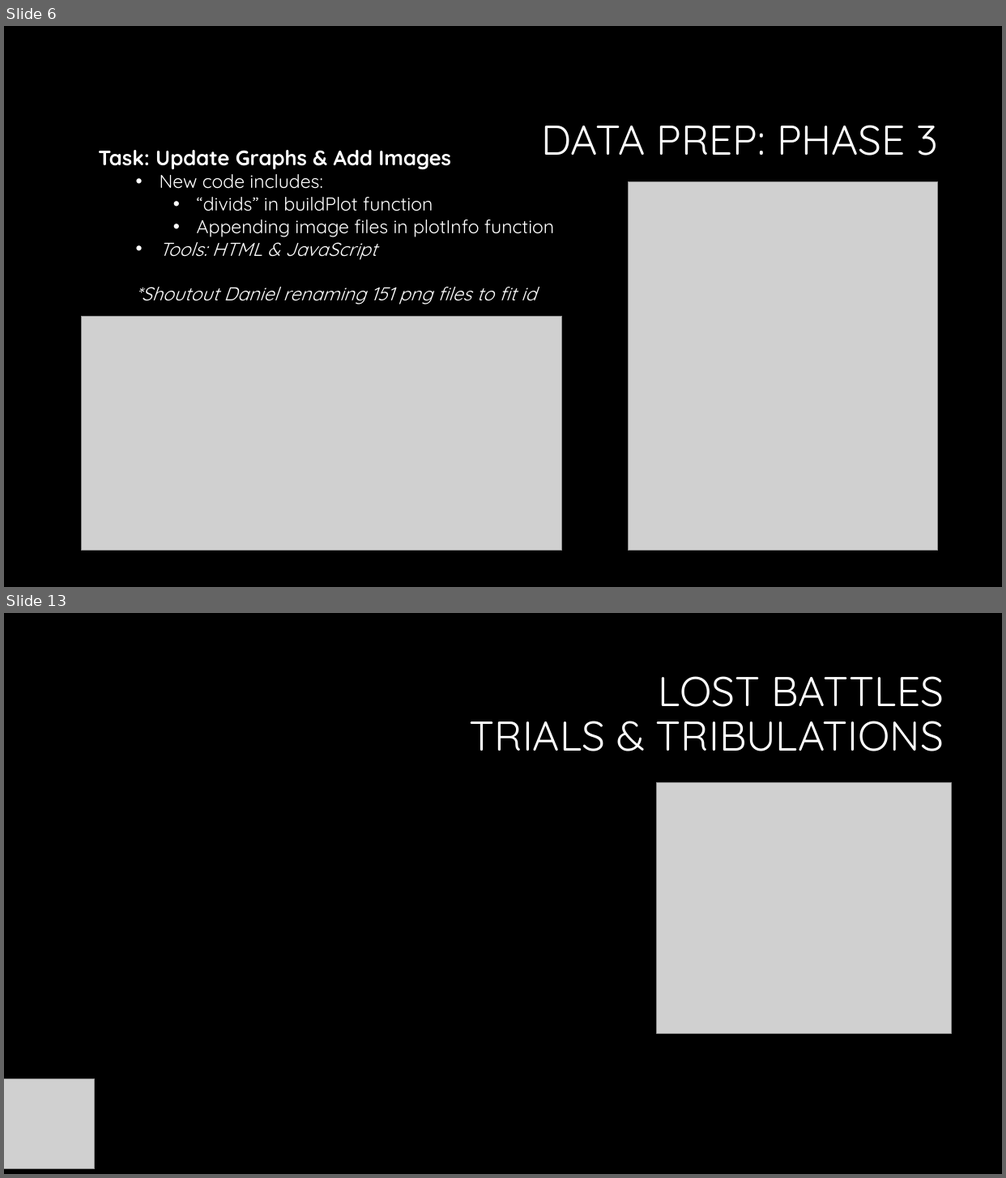
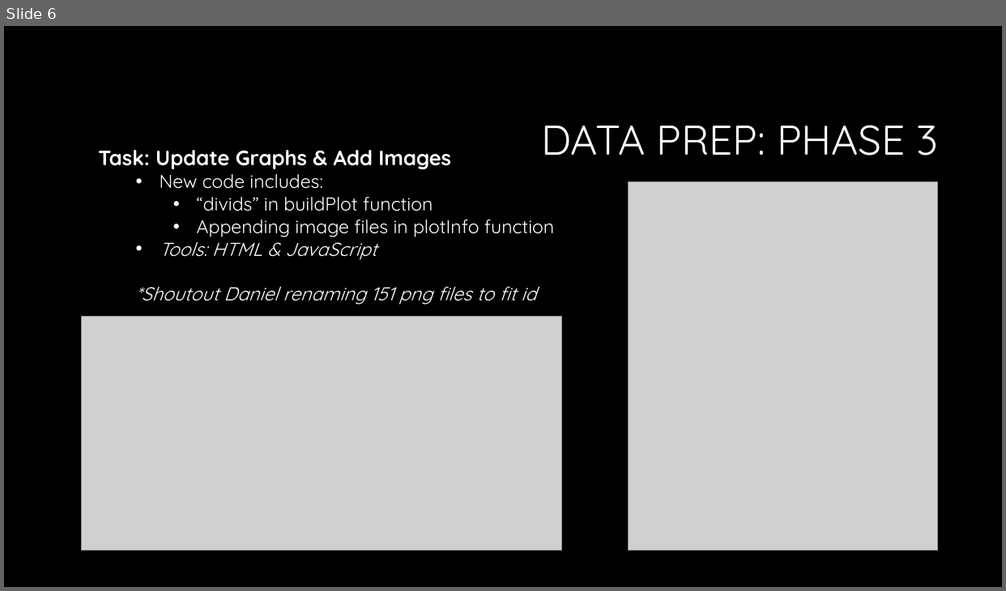
Before and after one commit to Dbuescher8/Final-Project, a slide deck: Final Presentation.pptx. Shown one above the other, each under a label of ours: slides 6 and 13 before the commit, slide 6 after it; the slides between them are not shown. The pictures are 1006x1178 and 1006x591 pixels, drawn with LibreOffice and Linux fonts; fonts in the diff are those of the drawing; grey boxes stand for pictures; background and template pictures are left out. Boxes give left, top, right and bottom in pixels: in the first picture for what was removed or moved away, otherwise in the second. Text is boxed around its words. In the diff, an @@ line names an element or a change of style, - is before the commit and + after.

```diff
--- a/Final Presentation.pptx
+++ b/Final Presentation.pptx
@@ slide 13 removed at bbox=[4, 613, 1002, 1174], background #000000 @@
@@ title removed at bbox=[470, 676, 944, 752] @@
-LOST BATTLES
-TRIALS & TRIBULATIONS
@@ picture removed at bbox=[657, 783, 952, 1033] @@
@@ picture removed at bbox=[4, 1080, 95, 1170] @@
```
Also in this commit, not shown: 7 slides changed.
